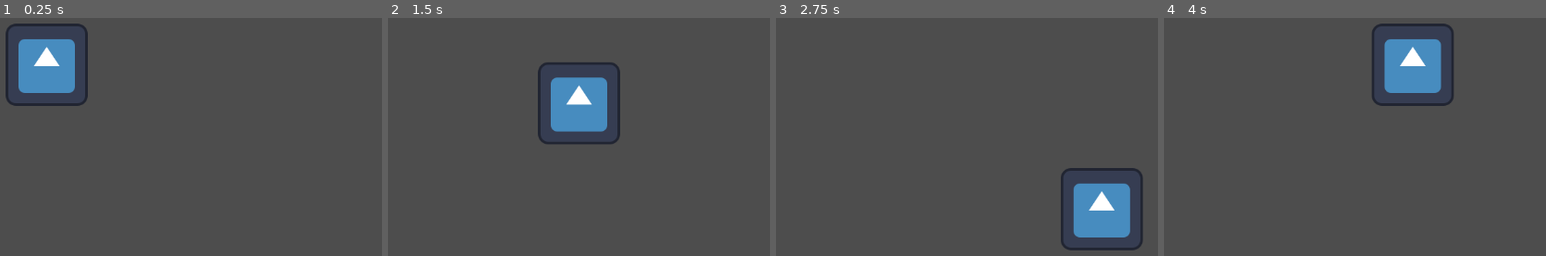
Above: before the commit, frames 1-4 (left to right).
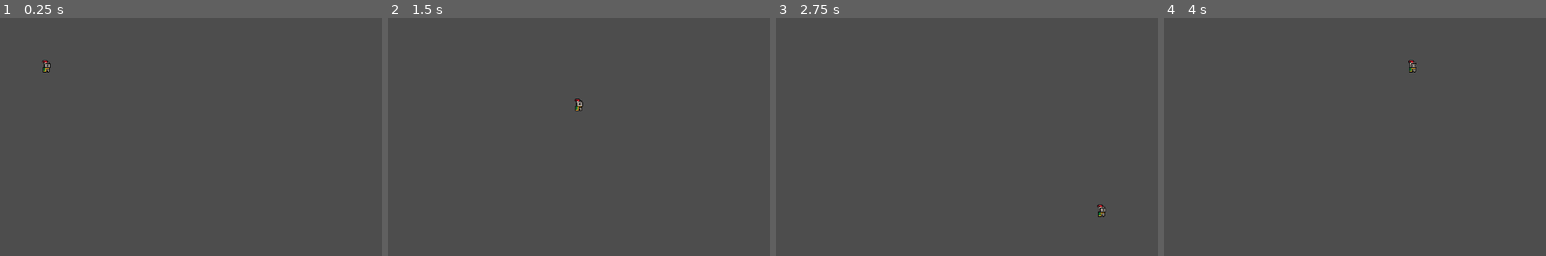
Above: after the commit, the same moments.

Repository: EllMoorby/WizardGame
Game: Godot game, scene res://Scenes/MainScene.tscn
The game is run twice, just before and just after one commit, with the same random seed, the same clock (stepped at 60 frames per second) and the same inputs. The engine's default icon, where the game draws it, is replaced by a stand-in: a white triangle on a blue panel in a dark square.
Inputs (mouse positions are in pixels of both pictures, inside the frame that each line leads up to):
- Up to frame 1 (0.25 s): no input
- Up to frame 2 (1.5 s): tap Enter at 0.5 s; move the mouse to (598, 44) at 0.52 s; hold D (move_right) 0.53-1.28 s; move the mouse to (outside the picture) at 1.27 s; hold S (move_down) from 1.28 s (still down)
- Up to frame 3 (2.75 s): move the mouse to (outside the picture) at 2.02 s; release S (move_down) at 2.03 s; hold D (move_right) from 2.03 s (still down)
- Up to frame 4 (4 s): move the mouse to (1175, 148) at 2.77 s; release D (move_right) at 2.78 s; hold W (move_up) 2.78-3.53 s; move the mouse to (1431, 127) at 3.52 s; hold A (move_left) from 3.53 s (still down)

The runs differ from the first frame. In frame 1, 4.2% of the frame differs, in the area x 1-24%, y 2-37%; in frame 2, 4.3%; in frame 3, 4.3%, in the area x 74-97%, y 63-98%; in frame 4, 4.3%.

Commit message:
Added Circle and Square shapes to spells

Diff:
--- a/Scenes/Spell.tscn
+++ b/Scenes/Spell.tscn
@@ -3,7 +3,7 @@
 [ext_resource type="Script" path="res://Scripts/spell.gd" id="1_6c70y"]
 [ext_resource type="Texture2D" uid="uid://bba2e8fvb80sp" path="res://icon.svg" id="1_tpxup"]
 
-[node name="Spell" type="Marker2D"]
+[node name="Spell" type="Area2D"]
 script = ExtResource("1_6c70y")
 
 [node name="Image" type="Sprite2D" parent="."]
--- a/Scripts/Spell_Shapes/spell_shape_circle.gd
+++ b/Scripts/Spell_Shapes/spell_shape_circle.gd
@@ -2,6 +2,10 @@
 
 class_name Circle
 
+var collisionShape:CollisionShape2D
+
 func CreateCollider():
-	print("Create Circle")
-	pass
+	collisionShape = CollisionShape2D.new()
+	parent.add_child(collisionShape)
+	collisionShape.shape = CircleShape2D.new()
+	collisionShape.shape.set_radius(radius)
--- a/Scripts/Spell_Shapes/spell_shape_square.gd
+++ b/Scripts/Spell_Shapes/spell_shape_square.gd
@@ -2,6 +2,10 @@
 
 class_name Square
 
+var collisionShape:CollisionShape2D
+
 func CreateCollider():
-	print("Create Square")
-	pass
+	collisionShape = CollisionShape2D.new()
+	parent.add_child(collisionShape)
+	collisionShape.shape = RectangleShape2D.new()
+	collisionShape.shape.set_size(Vector2 (radius*2,radius*2))
--- a/Scripts/player.gd
+++ b/Scripts/player.gd
@@ -1,8 +1,6 @@
 extends CharacterBody2D
 
 class_name Player
-
-@onready var spell: PackedScene = preload("res://Scenes/Spell.tscn")
 
 @export_group("Base Stats")
 @export var maxHealth = 1000
@@ -11,6 +9,7 @@
 
 var currentSpeed = 0
 var lastPos = Vector2.ZERO
+var activeSpell:Spell
 
 @export_group("Other")
 
@@ -19,8 +18,9 @@
 enum Damage {FIRE, WATER}
 
 func _ready():
-	var testspell := spell.instantiate()
-	add_child(testspell)
+	activeSpell = Spell.new("TestSpell", 100,SPELL_ATTRIBUTES.DAMAGE_TYPE.FIRE,
+	SPELL_ATTRIBUTES.SHAPE_TYPE.CIRCLE, 20,SPELL_ATTRIBUTES.SHAPE_ACTIVATION.INSTANT)
+	add_child(activeSpell)
 
 
 func die():
@@ -28,6 +28,7 @@
 
 
 func _physics_process(delta):
+	activeSpell.position = get_global_mouse_position() - self.position
 	#Get direction
 	var direction = Vector2(
 		Input.get_axis("move_left", "move_right"),
--- a/Scripts/shape.gd
+++ b/Scripts/shape.gd
@@ -2,9 +2,11 @@
 
 class_name Shape
 
+var parent:Node2D
 var radius:int
 
-func _init(s_radius):
+func _init(s_parent, s_radius):
+	parent = s_parent
 	radius = s_radius
 	print("Radius ",radius)
 	CreateCollider()
--- a/Scripts/spell.gd
+++ b/Scripts/spell.gd
@@ -1,25 +1,34 @@
-extends Marker2D
+extends Area2D
 class_name Spell
 
 var shape:Shape
+@onready var collisionShape = $CollisionShape2D
 var damageType:Damage_Type
 var cooldown:float
 var manaCost:int
+var attributes:SpellResource
 
-var attributes = SpellResource.new("TestSpell", 100,SPELL_ATTRIBUTES.DAMAGE_TYPE.FIRE, SPELL_ATTRIBUTES.SHAPE_TYPE.SQUARE, 100)
+func _init(s_name,s_damage, s_damageType, s_shapeType, s_radius, s_shapeActivation, s_cooldown = 0, s_manaCost = 0):
+	attributes = SpellResource.new(s_name,s_damage, s_damageType, s_shapeType, s_radius, s_shapeActivation, s_cooldown, s_manaCost)
+
 # Called when the node enters the scene tree for the first time.
 func _ready():
 	print(attributes.name, attributes.damageType, attributes.shapeType)
 	if attributes.shapeType == SPELL_ATTRIBUTES.SHAPE_TYPE.SQUARE:
-		shape = Square.new(attributes.radius)
+		shape = Square.new(self, attributes.radius)
 	elif attributes.shapeType == SPELL_ATTRIBUTES.SHAPE_TYPE.CIRCLE:
-		shape = Circle.new(attributes.radius)
+		shape = Circle.new(self, attributes.radius)
+
 
 	if attributes.damageType == SPELL_ATTRIBUTES.DAMAGE_TYPE.FIRE:
 		damageType = Damage_Type_Fire.new(attributes.damage)
 	elif attributes.shapeType == SPELL_ATTRIBUTES.DAMAGE_TYPE.WATER:
 		damageType = Damage_Type_Water.new(attributes.damage)
 
+
+
+
+
 # Called every frame. 'delta' is the elapsed time since the previous frame.
 func _process(delta):
 	pass
--- a/Scripts/spell_enums.gd
+++ b/Scripts/spell_enums.gd
@@ -1,3 +1,4 @@
 class_name SPELL_ATTRIBUTES
 enum DAMAGE_TYPE {FIRE,WATER}
 enum SHAPE_TYPE {SQUARE, CIRCLE}
+enum SHAPE_ACTIVATION {INSTANT, HOLD, TIMED}
--- a/spell_resource.gd
+++ b/spell_resource.gd
@@ -9,16 +9,18 @@
 @export var damageType:SPELL_ATTRIBUTES.DAMAGE_TYPE
 @export var shapeType:SPELL_ATTRIBUTES.SHAPE_TYPE
 @export var radius:int
+@export var shapeActivaton:SPELL_ATTRIBUTES.SHAPE_ACTIVATION
 
 @export var cooldown:float
 @export var manaCost:int
 
-func _init(s_name,s_damage, s_damageType, s_shapeType, s_radius, s_cooldown = 0, s_manaCost = 0):
+func _init(s_name,s_damage, s_damageType, s_shapeType, s_radius, s_shapeActivation, s_cooldown = 0, s_manaCost = 0):
 	name = s_name
 	damage = s_damage
 	damageType = s_damageType
 	radius = s_radius
 	shapeType = s_shapeType
+	shapeActivaton = s_shapeActivation
 
 	cooldown = s_cooldown
 	manaCost = s_manaCost
